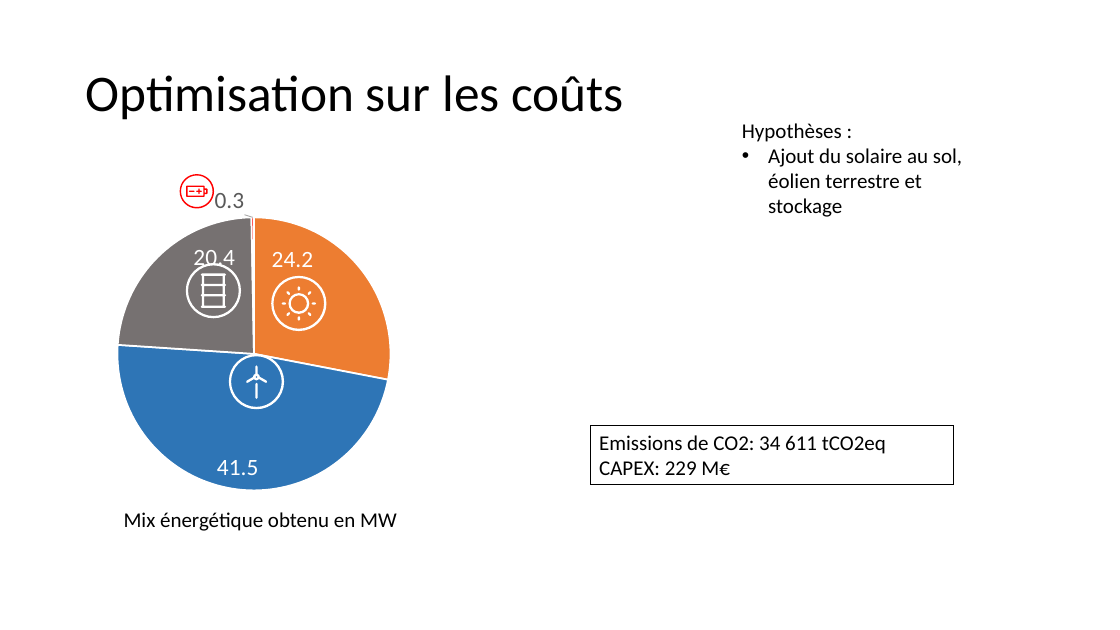
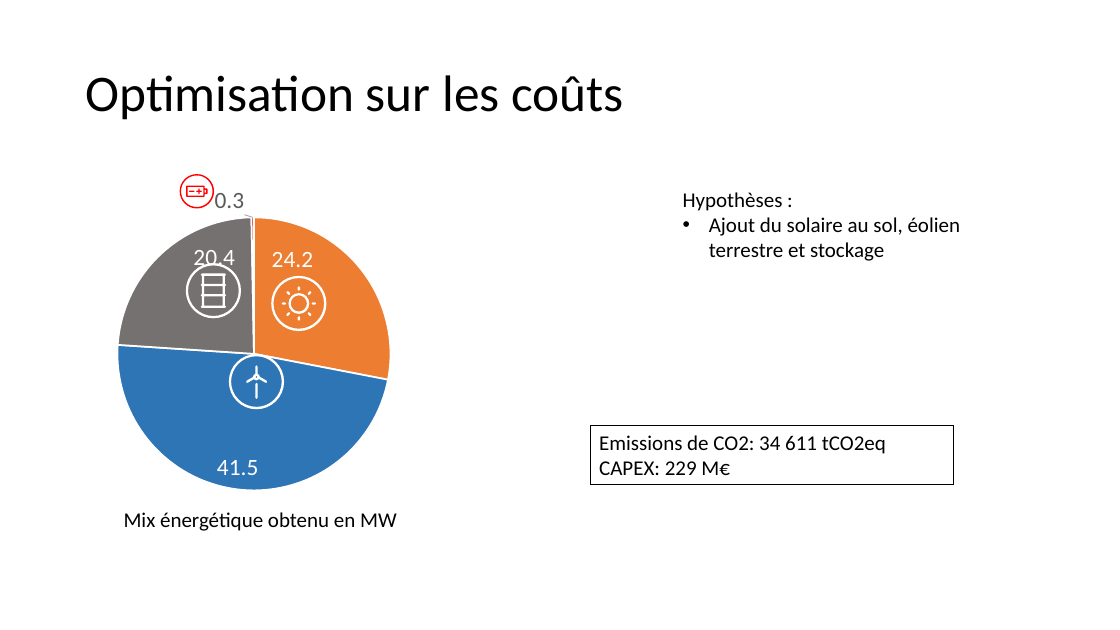
Before and after one commit to cledat/Projet-EA314, a slide deck: slide 5 of rapport.pptx (slide 6 before the commit). Drawn at 1120x630 pixels with LibreOffice and Linux fonts; fonts in the diff are those of the drawing. Boxes give left, top, right and bottom in pixels: in the first picture for what was removed or moved away, otherwise in the second. Text is boxed around its words. In the diff, an @@ line names an element or a change of style, - is before the commit and + after.

```diff
--- a/rapport.pptx
+++ b/rapport.pptx
@@ text "Hypothèses :" rewrapped from (x1=742, y1=123, x2=962, y2=217) to (x1=683, y1=192, x2=961, y2=261) @@
```
Also in this commit, not shown: 8 other slides changed, 1 slide added, 1 other file.
